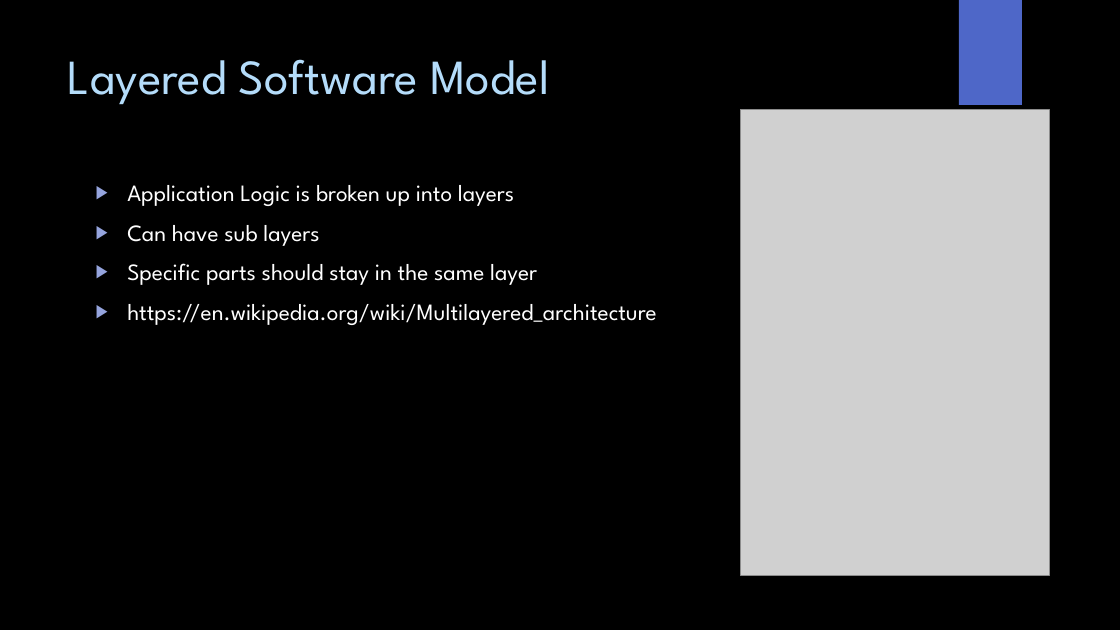
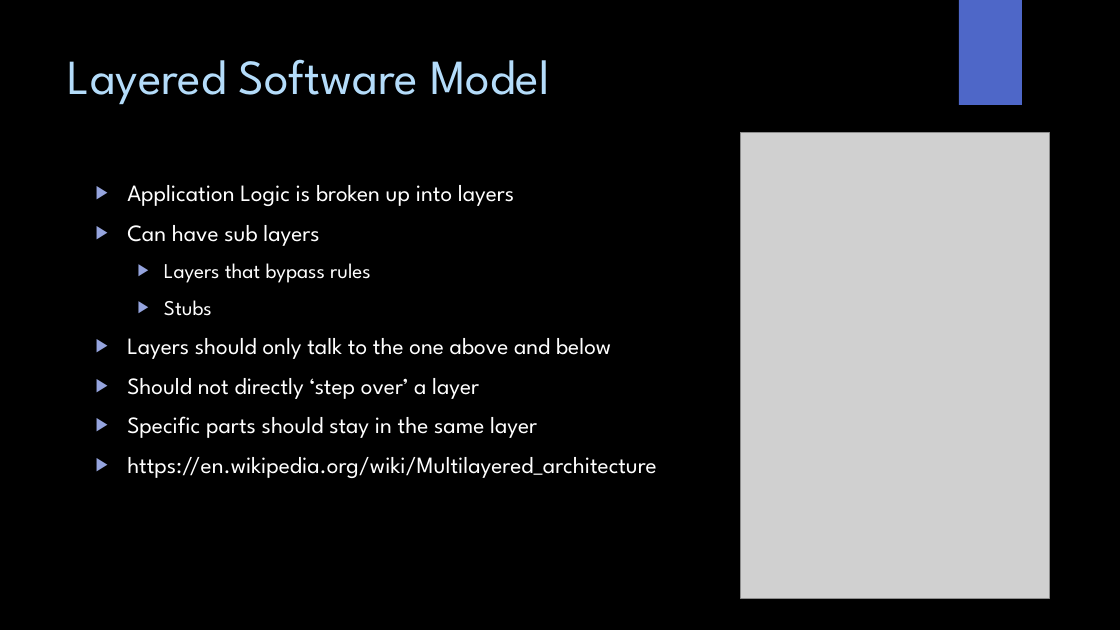
Before and after one commit to WitsSoftDev/SoftDev2016, a slide deck: slide 19 of Session 2/Softdev Session 2 2016.pptx. Drawn at 1120x630 pixels with LibreOffice and Linux fonts; fonts in the diff are those of the drawing; grey boxes stand for pictures; background and template pictures are left out. Boxes give left, top, right and bottom in pixels: in the first picture for what was removed or moved away, otherwise in the second. Text is boxed around its words. In the diff, an @@ line names an element or a change of style, - is before the commit and + after.

Commit message:
made proper layer arch

```diff
--- a/Session 2/Softdev Session 2 2016.pptx
+++ b/Session 2/Softdev Session 2 2016.pptx
@@ picture: place and size @@
-picture at [740, 109, 1049, 576]
+picture at [740, 132, 1049, 598]
@@ text at [127, 263, 611, 399]: paragraphs added @@
+  ▶ Layers that bypass rules
+  ▶ Stubs
+▶ Layers should only talk to the one above and below
+▶ Should not directly ‘step over’ a layer
```
Also in this commit, not shown: 9 other slides changed, 5 other files.
